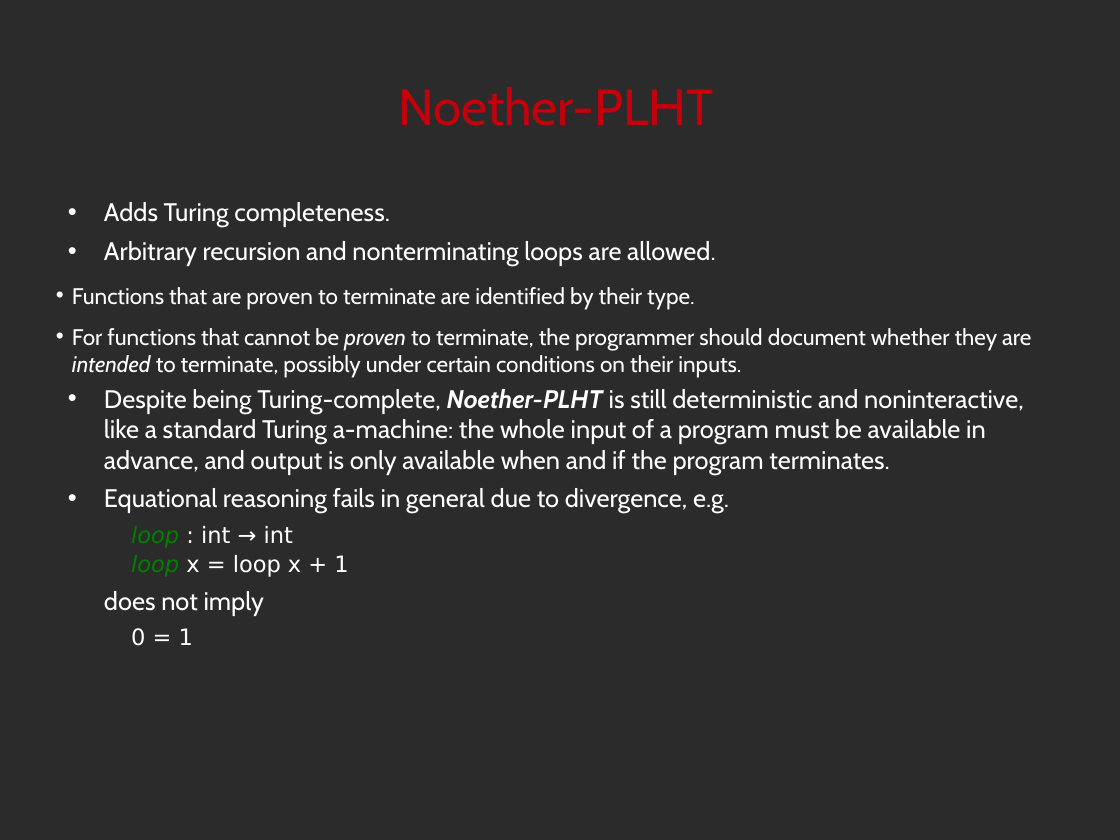
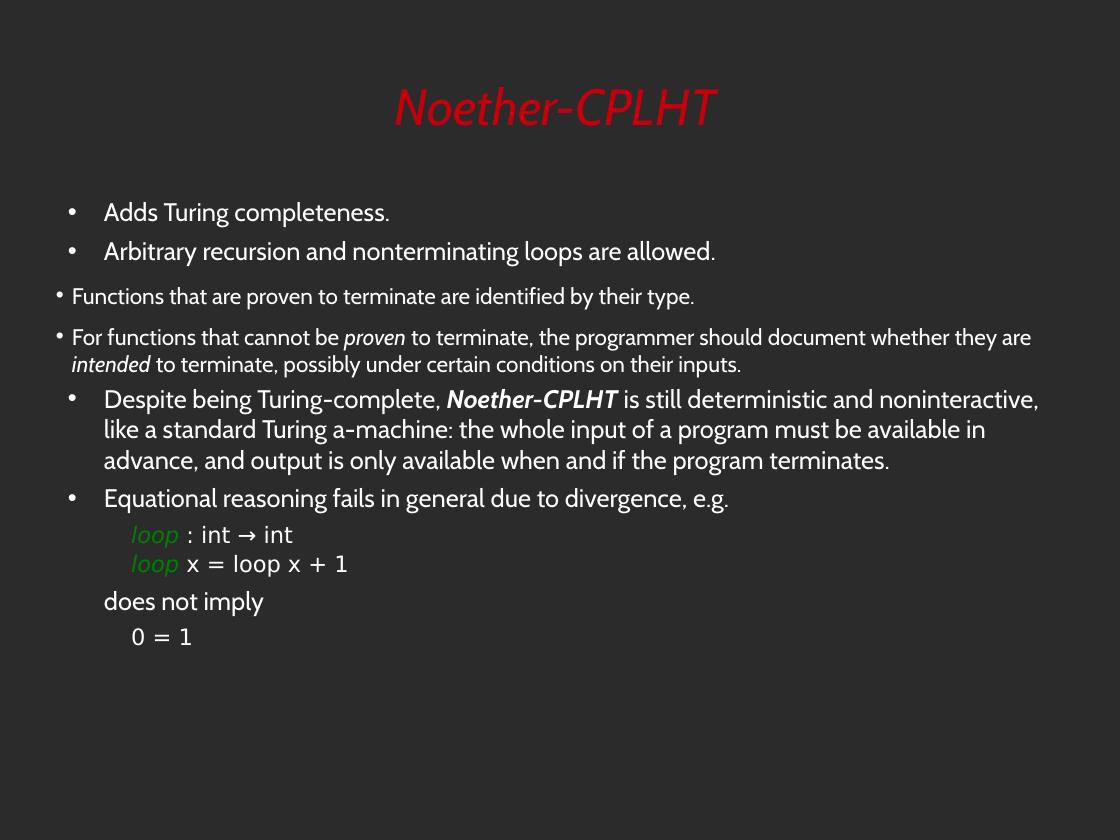
Before and after one commit to noether-lang/noether, a slide deck: slide 35 of doc/presentations/StrangeLoop/src/noether.odp. Drawn at 1120x840 pixels with LibreOffice and Linux fonts; fonts in the diff are those of the drawing; background and template pictures are left out; a plain dark background stands for a picture behind light text. Boxes give left, top, right and bottom in pixels: in the first picture for what was removed or moved away, otherwise in the second. Text is boxed around its words. In the diff, an @@ line names an element or a change of style, - is before the commit and + after.

```diff
--- a/doc/presentations/StrangeLoop/src/noether.odp
+++ b/doc/presentations/StrangeLoop/src/noether.odp
@@ title at [395, 87, 717, 126]: text changed; italic on @@
-Noether-PLHT
+Noether-CPLHT
@@ text at [104, 389, 1039, 475]: text changed @@
-• Despite being Turing-complete, Noether-PLHT is still deterministic and noninteractive, like a standard Turing a-machine: the whole input of a program must be available in advance, and output is only available when and if the program terminates.
+• Despite being Turing-complete, Noether-CPLHT is still deterministic and noninteractive, like a standard Turing a-machine: the whole input of a program must be available in advance, and output is only available when and if the program terminates.
```
Also in this commit, not shown: 33 other slides changed, 1 other file.
